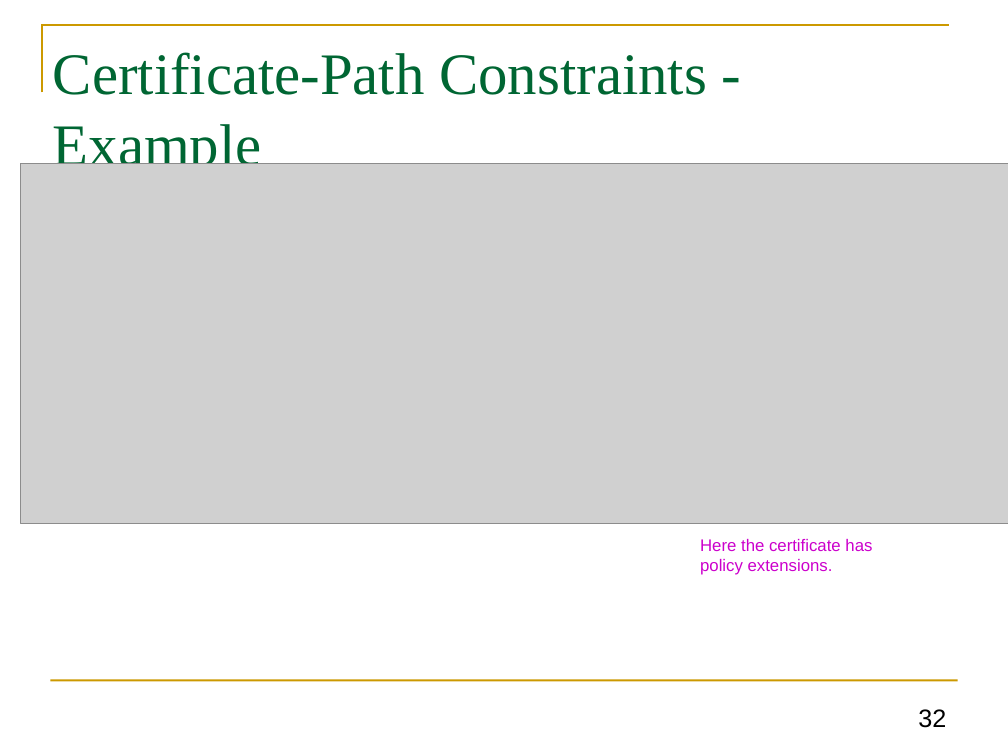
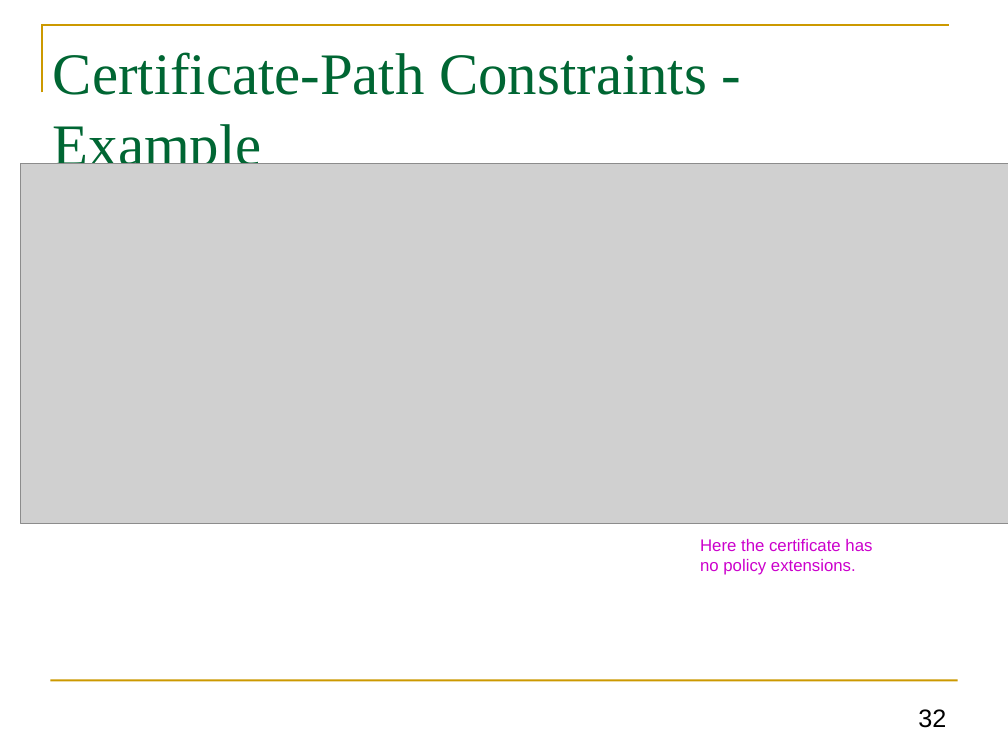
Before and after one commit to GhadaAlmashaqbeh/GhadaAlmashaqbeh.github.io, a slide deck: slide 32 of courses/cse3400-s2021/lecture12.pptx. Drawn at 1008x756 pixels with LibreOffice and Linux fonts; fonts in the diff are those of the drawing; grey boxes stand for pictures. Boxes give left, top, right and bottom in pixels: in the first picture for what was removed or moved away, otherwise in the second. Text is boxed around its words. In the diff, an @@ line names an element or a change of style, - is before the commit and + after.

```diff
--- a/courses/cse3400-s2021/lecture12.pptx
+++ b/courses/cse3400-s2021/lecture12.pptx
@@ text at (700, 539, 872, 575): text changed @@
-Here the certificate has policy extensions.
+Here the certificate has no policy extensions.
```
Also in this commit, not shown: 1 other slide changed, 5 other files.
